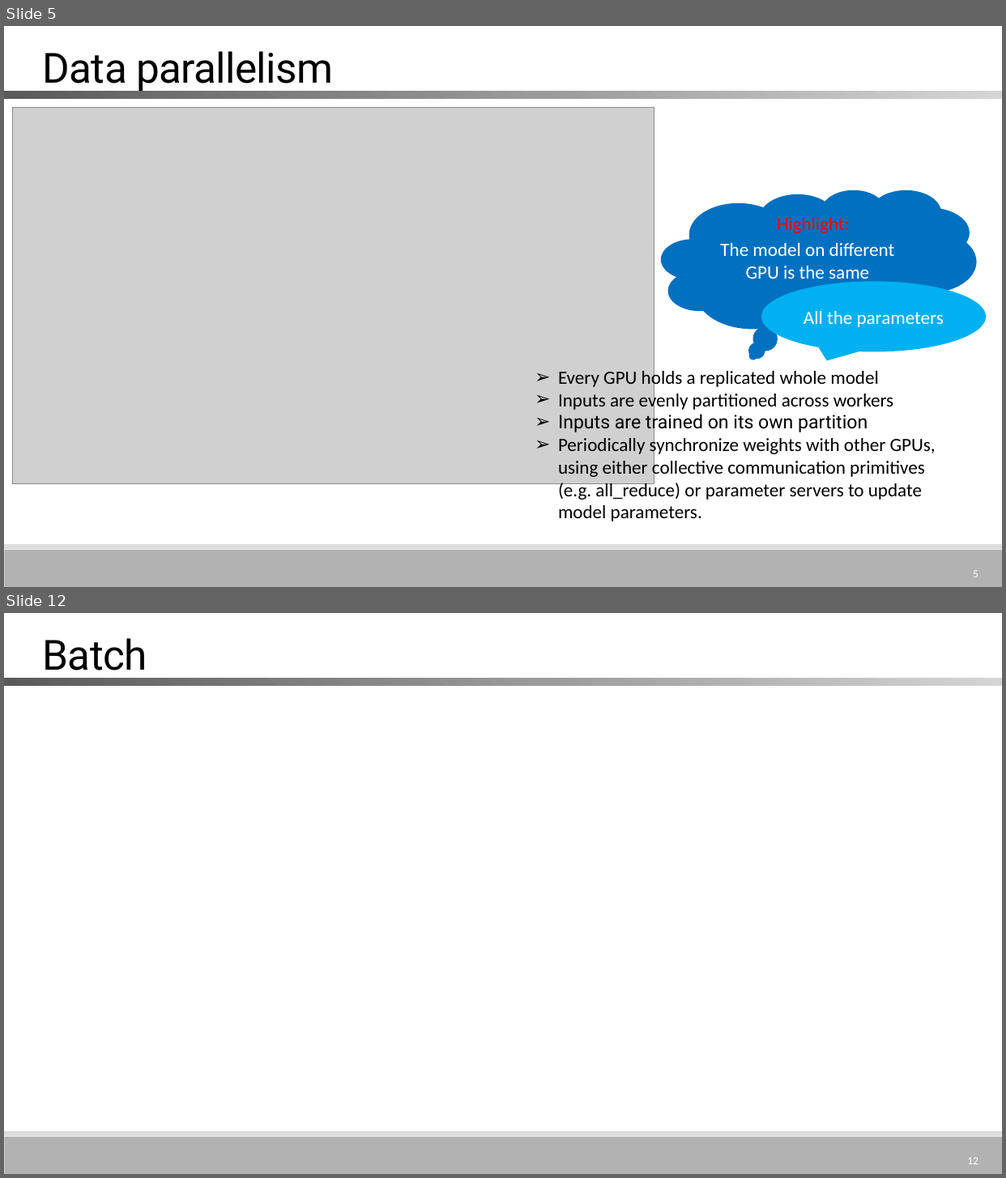
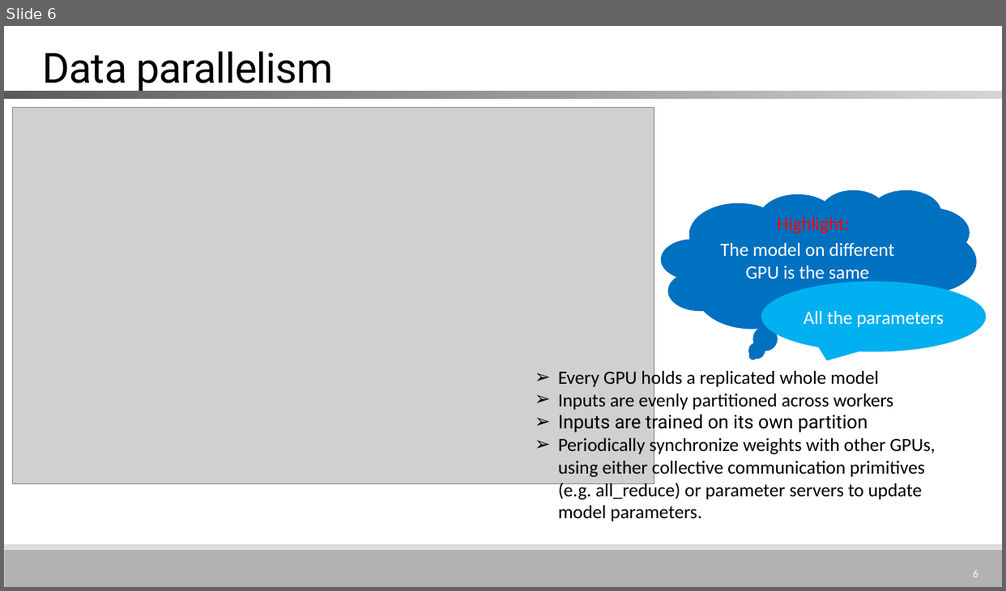
Before and after one commit to MitchellX/RecordCommand, a slide deck: GPipe.pptx. Shown one above the other, each under a label of ours: slides 5 and 12 before the commit, slide 6 after it; the slides between them are not shown. The pictures are 1006x1178 and 1006x591 pixels, drawn with LibreOffice and Linux fonts; fonts in the diff are those of the drawing; grey boxes stand for pictures. Boxes give left, top, right and bottom in pixels: in the first picture for what was removed or moved away, otherwise in the second. Text is boxed around its words. In the diff, an @@ line names an element or a change of style, - is before the commit and + after.

```diff
--- a/GPipe.pptx
+++ b/GPipe.pptx
@@ slide 12 removed at bbox=[4, 613, 1002, 1174], background #FFFFFF; not listed: 2 template elements that a slide beside it also shows @@
@@ title removed at bbox=[43, 638, 147, 680] @@
-Batch
@@ rectangle removed at bbox=[4, 678, 1002, 686] @@
@@ page number removed at bbox=[967, 1157, 978, 1165] @@
-12
@@ what was slide 5 is now slide 6 @@
@@ page number at bbox=[973, 570, 978, 578]: text changed @@
-5
+6
```
Also in this commit, not shown: 11 slides changed, 17 slides added, 11 other slides removed.
